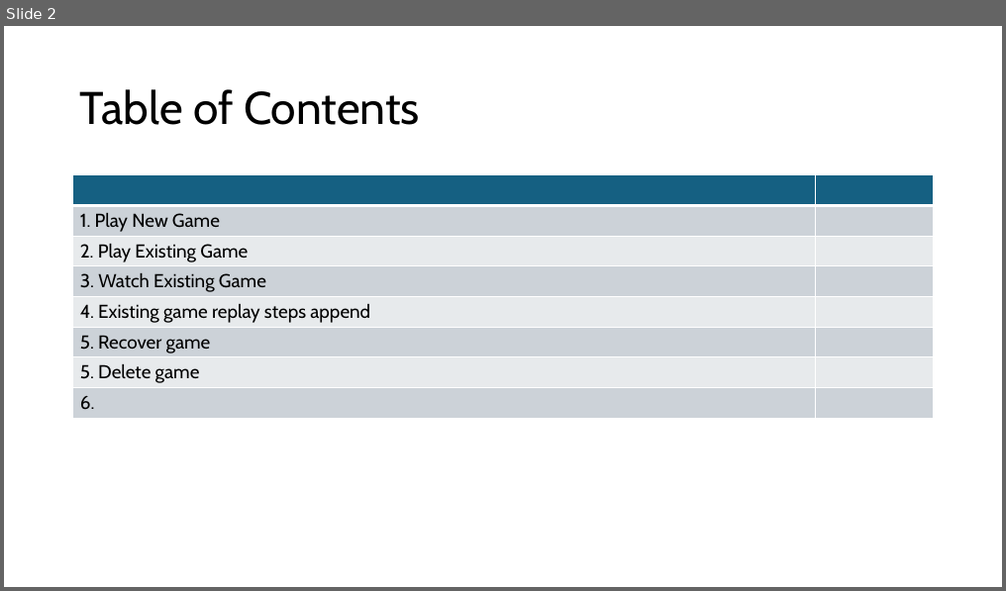
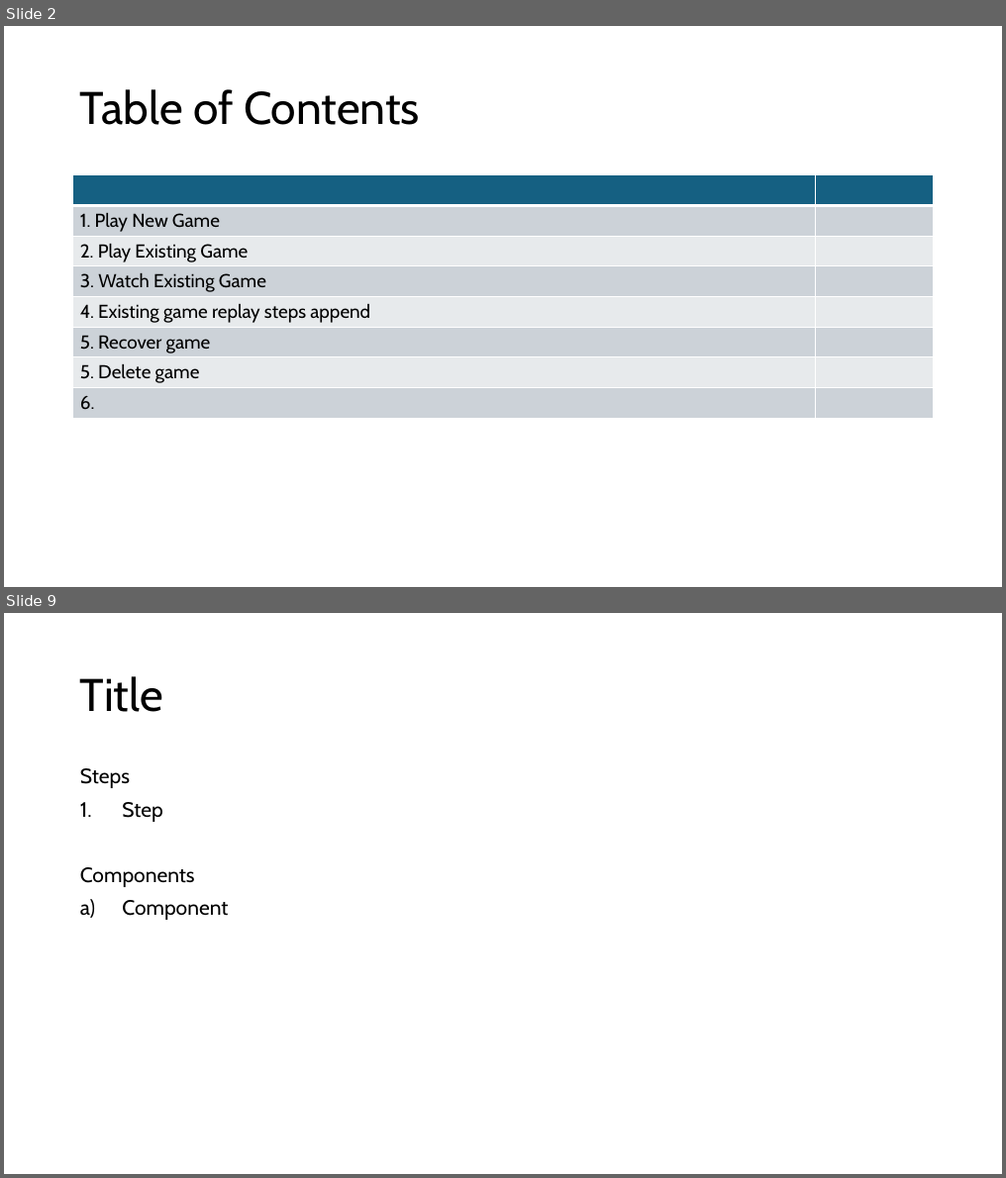
Before and after one commit to marcjohnston/AngbandOS, a slide deck: Documents/Web Front-End Test Cases.pptx. Shown one above the other, each under a label of ours: slide 2 before the commit, slides 2 and 9 after it; the slides between them are not shown. The pictures are 1006x591 and 1006x1178 pixels, drawn with LibreOffice and Linux fonts; fonts in the diff are those of the drawing. Boxes give left, top, right and bottom in pixels: in the first picture for what was removed or moved away, otherwise in the second. Text is boxed around its words. In the diff, an @@ line names an element or a change of style, - is before the commit and + after.

```diff
--- a/Documents/Web Front-End Test Cases.pptx
+++ b/Documents/Web Front-End Test Cases.pptx
@@ slide 9 added at box(4, 613, 1002, 1174), background #FFFFFF @@
@@ title added at box(80, 676, 163, 712), 44 pt, text #000000 @@
+Title
@@ text added at box(80, 768, 228, 920), 20 pt, text #000000 @@
+Steps
+1. Step
+Components
+a) Component
```
Also in this commit, not shown: 3 slides changed, 3 other slides added, 28 other files.
